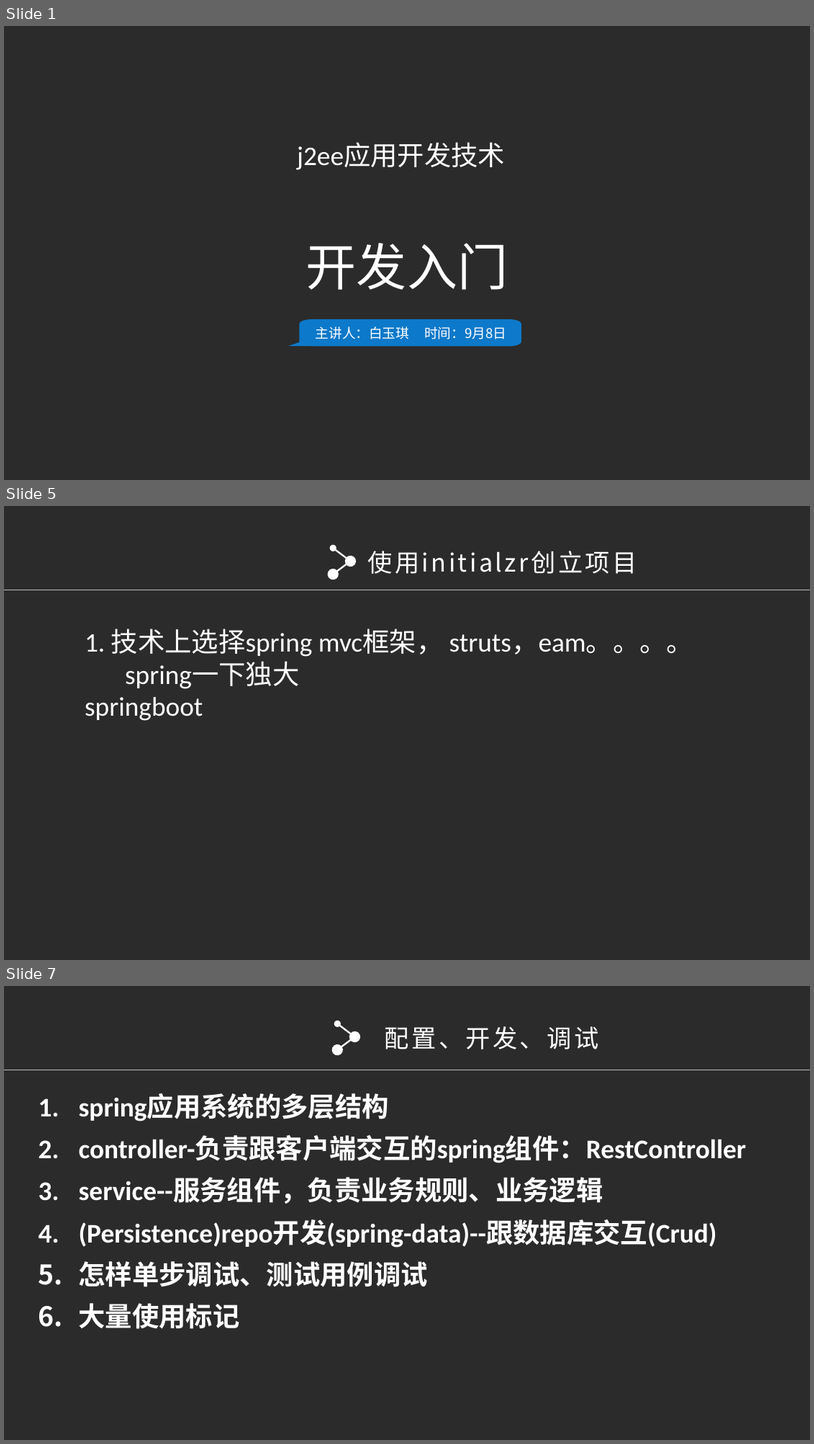
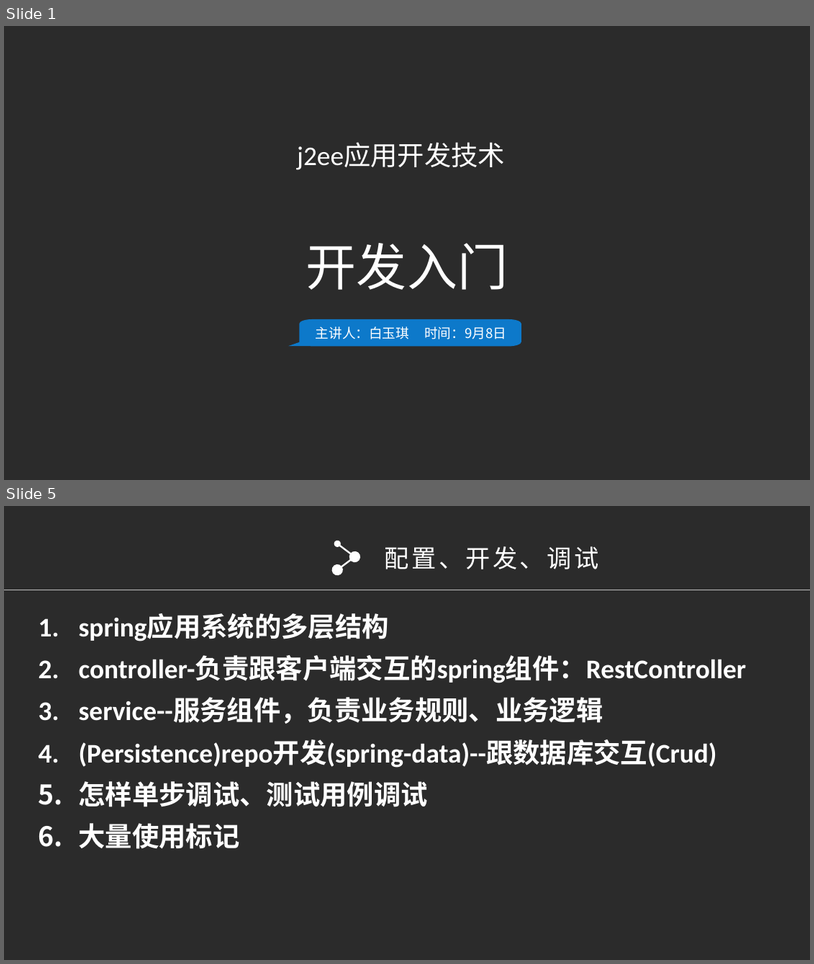
Before and after one commit to baiyuqi/course-space, a slide deck: document/讲义（ppt）/0-j2ee应用开发技术-开发入门.pptx. Shown one above the other, each under a label of ours: slides 1, 5 and 7 before the commit, slides 1 and 5 after it; the slides between them are not shown. The pictures are 814x1444 and 814x964 pixels, drawn with LibreOffice and Linux fonts; fonts in the diff are those of the drawing; background and template pictures are left out; a plain dark background stands for a picture behind light text. Boxes give left, top, right and bottom in pixels: in the first picture for what was removed or moved away, otherwise in the second. Text is boxed around its words. In the diff, an @@ line names an element or a change of style, - is before the commit and + after.

```diff
--- a/document/讲义（ppt）/0-j2ee应用开发技术-开发入门.pptx
+++ b/document/讲义（ppt）/0-j2ee应用开发技术-开发入门.pptx
@@ slide 5 removed at [4, 506, 810, 960], background picture (left out); not listed: 1 template element that a slide beside it also shows @@
@@ double arrow removed from (333, 548) to (351, 561) @@
@@ double arrow removed from (351, 561) to (333, 574) @@
@@ text removed at [368, 551, 420, 574] @@
-使用initialzr创立项目
@@ text removed at [85, 628, 694, 721] @@
-  1. 技术上选择spring mvc框架， struts，eam。。。。spring一下独大
-  springboot
@@ what was slide 7 is now slide 5 @@
```
Also in this commit, not shown: 2 slides changed, 1 slide added, 2 other slides removed, 18 other files.
